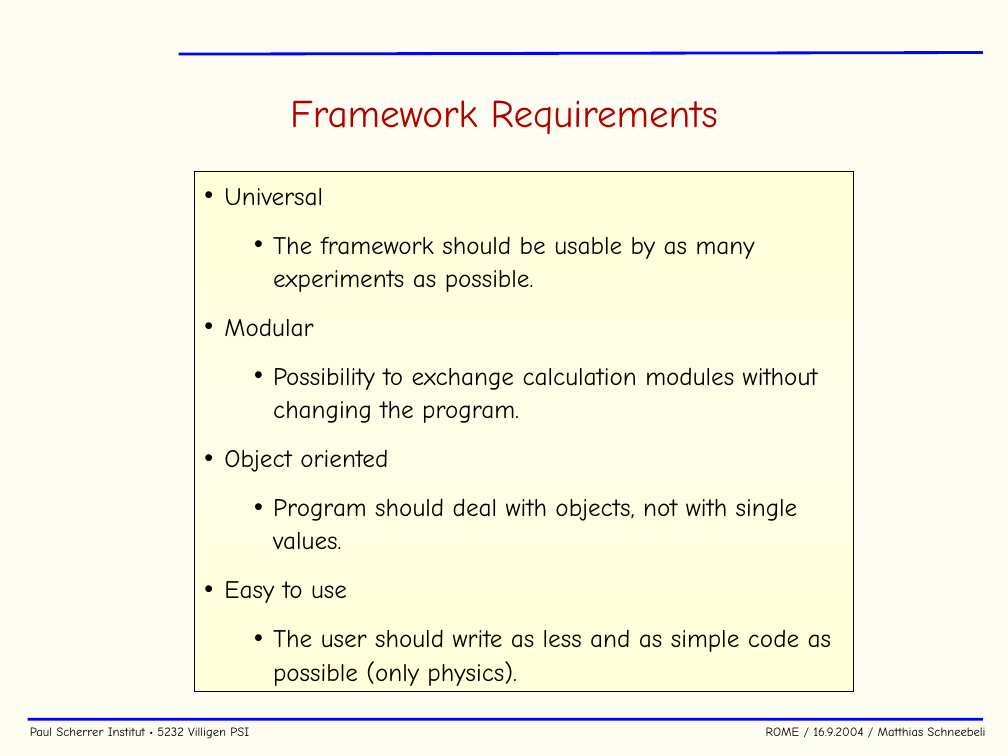
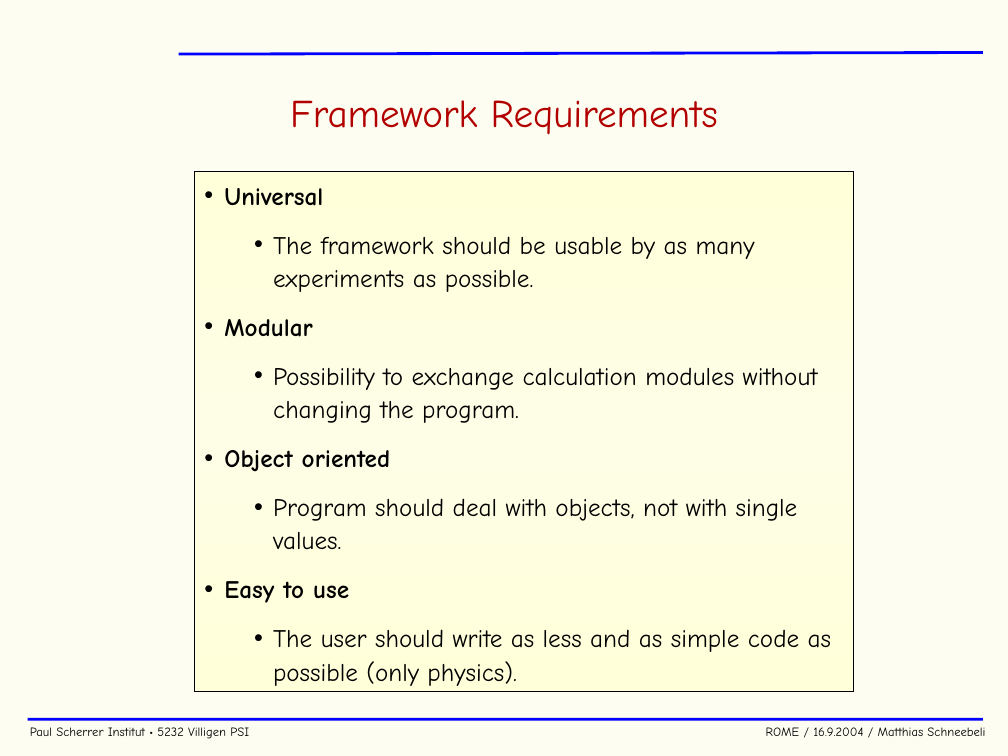
Before and after one commit to cjpl/rome, a slide deck: slide 5 of documentation/ROME.ppt. Drawn at 1008x756 pixels with LibreOffice and Linux fonts; fonts in the diff are those of the drawing; background and template pictures are left out. Boxes give left, top, right and bottom in pixels: in the first picture for what was removed or moved away, otherwise in the second. Text is boxed around its words. In the diff, an @@ line names an element or a change of style, - is before the commit and + after.

```diff
--- a/documentation/ROME.ppt
+++ b/documentation/ROME.ppt
@@ text in rectangle at <box>224,188,391,603</box>: bold on in "Universal", "Modular", "Object oriented", "Easy to use" @@
```
Also in this commit, not shown: 16 other slides changed, 3 slides added, 1 slide removed, 3 other files.
